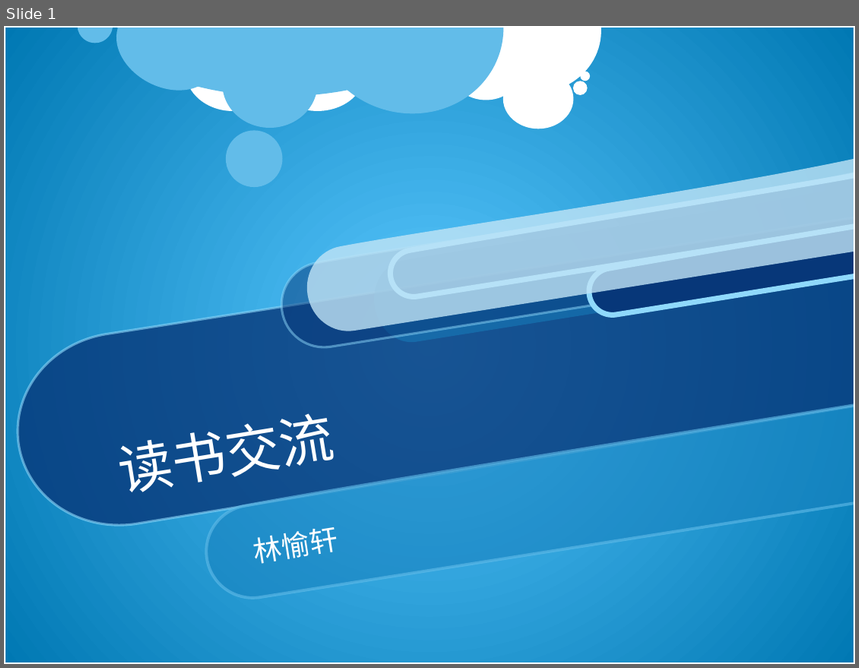
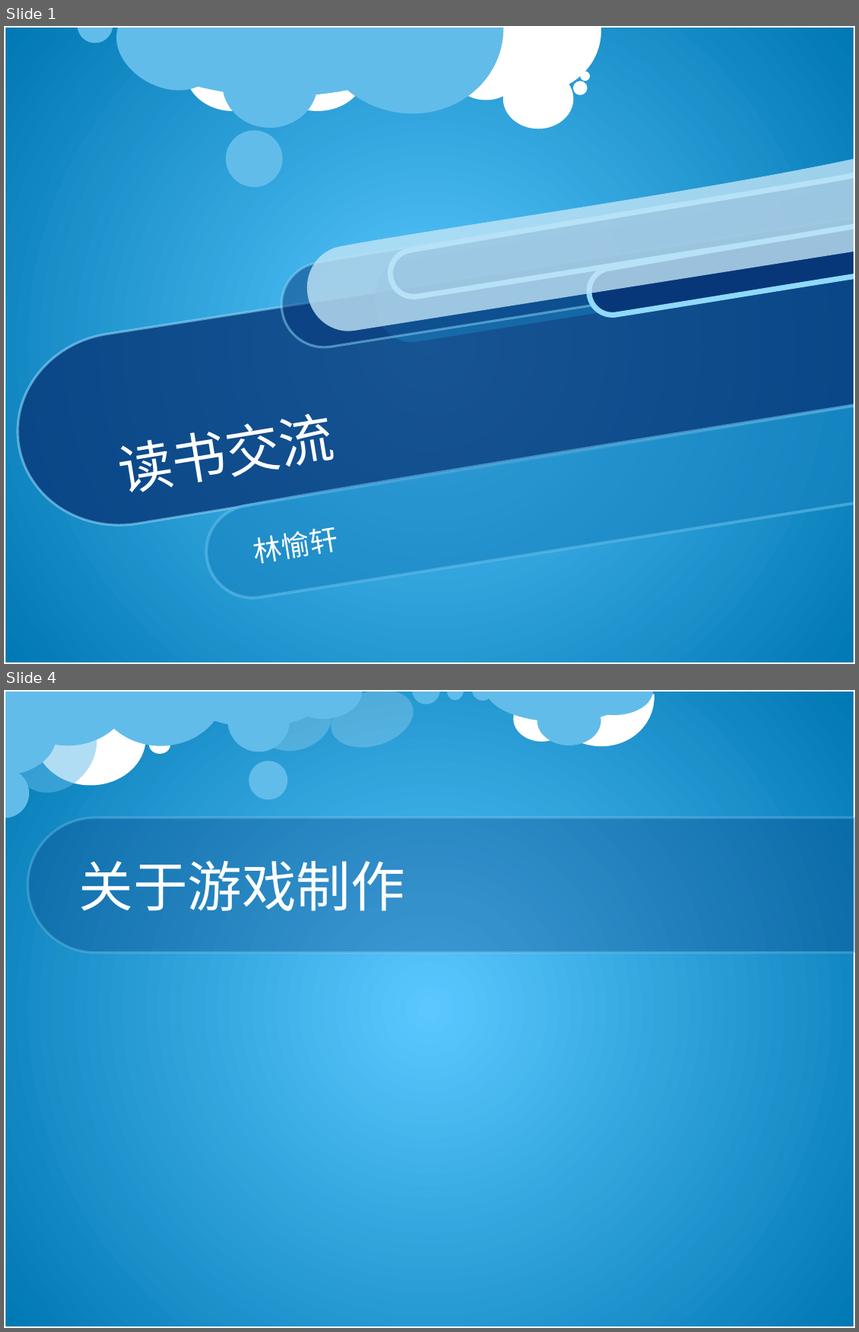
Before and after one commit to calvinweb/ppt, a slide deck: 读书交流-林愉轩.pptx. Shown one above the other, each under a label of ours: slide 1 before the commit, slides 1 and 4 after it; the slides between them are not shown. The pictures are 859x668 and 859x1332 pixels, drawn with LibreOffice and Linux fonts; fonts in the diff are those of the drawing; background and template pictures are left out. Boxes give left, top, right and bottom in pixels: in the first picture for what was removed or moved away, otherwise in the second. Text is boxed around its words. In the diff, an @@ line names an element or a change of style, - is before the commit and + after.

```diff
--- a/读书交流-林愉轩.pptx
+++ b/读书交流-林愉轩.pptx
@@ slide 4 added at box(4, 690, 855, 1328), background picture (left out); not listed: 1 template element that a slide beside it also shows @@
@@ group added at box(4, 690, 667, 818): 11 pie slice (boxed as its full ellipse)s, 9 ellipses, 1 arc (boxed as its full ellipse) @@
@@ round same rect added at box(28, 817, 855, 953), fill #073779 at 30% opacity, outline #8FD9FB 2 pt @@
@@ title added at box(79, 861, 405, 911), 46 pt, text #FFFFFF @@
+关于游戏制作
```
Also in this commit, not shown: 2 slides changed, 1 other slide added.
